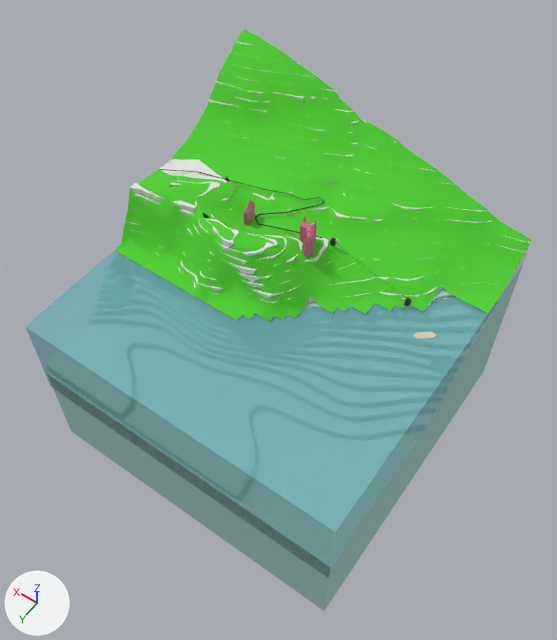
The glTF model 3dMap.gltf: old version first, new version second.
One viewpoint serves both versions: a 50 mm camera at (-8.02, 11.46, 22.38) aimed at (0.04, 0.18, 4.66). Lighting does not change. The marker at lower left points along +X, +Y and +Z. Where no turn or scale is listed for an object, it has been applied to the vertices.

The first picture shows 'Contour-720', 'DHM25MM', 'base', 'water'.
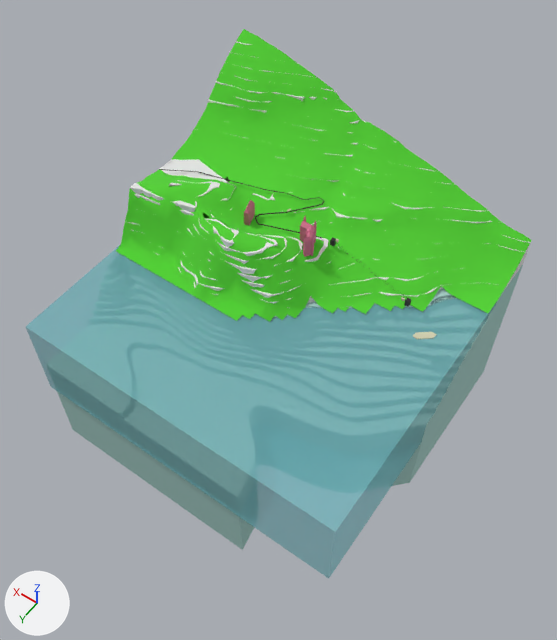
Commit message: remove base

Location of each change, (x1, y1, x2, y2) in pixels of the pictures (557 x 640 px):
'base', deleted (cyan)
    before: (47, 313, 505, 611)
'Contour-360', unchanged, uncovered by the edit
    before: (426, 308, 507, 427)
    after: (57, 308, 507, 550)

What the commit changed:
Object 'base' (ob_base) is deleted.
